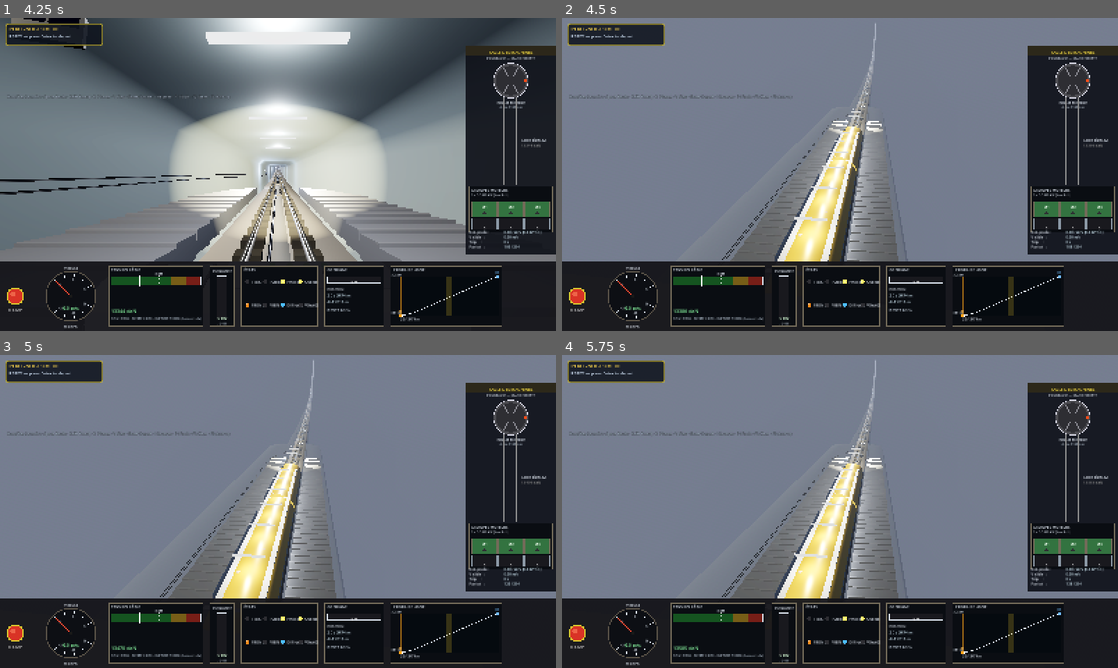
Above: before the commit, frames 1-4 (two rows, left to right).
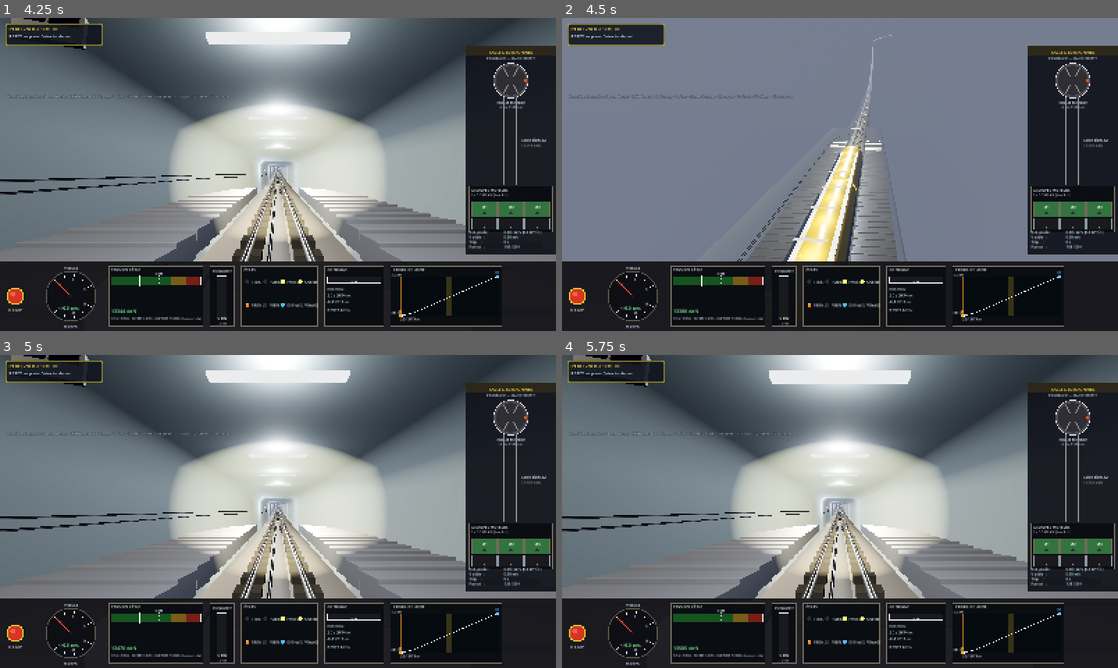
Above: after the commit, the same moments.

Repository: ARP273-ROSE/perce-neige-sim
Game: Godot game, scene res://scenes/main.tscn
The game is run twice, just before and just after one commit, with the same random seed, the same clock (stepped at 60 frames per second) and the same inputs. Sound files missing from this copy of the repository are replaced by a short silence.
Inputs (mouse positions are in pixels of both pictures, inside the frame that each line leads up to):
- Up to frame 1 (4.25 s): click "BASSE (montee)" at 0.5 s; click "HAUTE (descente)" at 1.25 s; click "RAME 1 (voie gauche)" at 2 s; click "RAME 2 (voie droite)" at 2.75 s; click "COMMENCER" at 3.5 s
- Up to frame 2 (4.5 s): tap Enter (ready_depart) at 4.25 s; move the mouse to (962, 158) at 4.27 s; hold Up (speed_up) from 4.28 s (still down); tap V (toggle_view) at 4.35 s; click (962, 158) at 4.42 s
- Up to frame 3 (5 s): keep holding Up (speed_up); tap O at 4.55 s
- Up to frame 4 (5.75 s): release Up (speed_up) at 5 s; tap Enter (ready_depart) at 5 s; drag from (728, 527) to (812, 574) at 5.02 s

Frame 1 is identical in both runs. In frame 2, 5.0% of the frame differs, in the area x 28-62%, y 1-78%; in frame 3, 42%; in frame 4, 42%, in the area x 0-100%, y 0-78%.

Commit message:
release: v1.12.25 — vue extérieure orbitale (tactile + souris), PWA + PC
« La vue ensemble est fixe — un doigt pour l'angle dans tous les sens,
deux doigts pour zoomer ; et la même chose dans le 3D du programme au
clic gauche + molette » (retour PWA 2026-07-24).

Caméra extérieure refaite en VRAIE orbitale (cabin.gd) : sphérique
yaw/pitch/distance dans le repère local de la cabine (suit la rame et
son orientation comme l'ancienne vue fixe, dont les défauts 3/10/25
sont conservés), pitch borné −0,15..1,35 rad, distance 8..120 m,
recalcul par frame en vue extérieure.

Entrées (main.gd _unhandled_input, actif seulement en vue extérieure ;
les boutons tactiles Control consomment avant, pas de conflit) :
- 1 doigt (ScreenDrag) = angle ; 2 doigts = pincement zoom (dict des
  touches actives, ratio de distance) ;
- souris : clic gauche maintenu = angle, molette = zoom ; les événements
  souris ÉMULÉS du tactile sont neutralisés par le dict de touches ;
- touche O du viewer = bascule FPV ↔ orbitale.

PC embarqué : touche O du sim bascule la vue via le state dict UDP
("ext_view", appliqué SUR CHANGEMENT pour laisser les bascules locales
possibles) ; la souris agit nativement dans la fenêtre 3D enfant
(clic/drag/molette routés à la fenêtre sous le curseur). Aide F1 + rangée
O du manuel (FR+EN, 42 p, couverture 1.12.25).

Le contenu v1.12.24 (creux d'arrivée) est inclus : son tag n'a jamais
déclenché GitHub Actions (incident de livraison d'événement) — aucune
release 1.12.24 n'existe, celle-ci la remplace.

Bench 3D 4/4, 16/16 tests PC, import Godot propre, PWA redéployée.

Diff:
--- a/godot_project/scripts/cabin.gd
+++ b/godot_project/scripts/cabin.gd
@@ -26,6 +26,35 @@
 
 enum ViewMode { FPV, EXTERIOR }
 var view_mode: int = ViewMode.FPV
+
+# Caméra orbitale (vue extérieure) — sphérique autour du centre de la
+# rame, dans le repère LOCAL de la cabine (la vue suit l'orientation du
+# train comme l'ancienne vue fixe). Défauts = ancienne position (3,10,25).
+var orbit_yaw: float = atan2(3.0, 25.0)
+var orbit_pitch: float = asin(10.0 / 27.06)
+var orbit_dist: float = 27.06
+
+
+func orbit_rotate(dx: float, dy: float) -> void:
+	orbit_yaw -= dx * 0.006
+	orbit_pitch = clampf(orbit_pitch + dy * 0.006, -0.15, 1.35)
+
+
+func orbit_zoom(factor: float) -> void:
+	orbit_dist = clampf(orbit_dist * factor, 8.0, 120.0)
+
+
+func _update_orbit_camera() -> void:
+	if camera_ext == null:
+		return
+	var cp: float = cos(orbit_pitch)
+	camera_ext.position = Vector3(
+		orbit_dist * cp * sin(orbit_yaw),
+		orbit_dist * sin(orbit_pitch),
+		orbit_dist * cp * cos(orbit_yaw))
+	if is_inside_tree():
+		camera_ext.look_at(
+			global_transform.origin + Vector3(0.0, 2.0, 0.0), Vector3.UP)
 
 # Mode ghost : rame 2 (pas de caméra, mesh visible, offset latéral passing loop)
 # side = -1 pour rame 1 (voie gauche au passing loop), +1 pour rame 2 ghost
@@ -733,20 +762,19 @@
 	camera_fpv.rotation = Vector3(0.0, 0.0, 0.0)
 	add_child(camera_fpv)
 
-	# Caméra extérieure — orbitale derrière et au-dessus du train
+	# Caméra extérieure — VRAIE orbitale autour de la rame (retour d'essai
+	# 2026-07-24 : « cette vue est fixe ») : yaw/pitch/distance pilotés au
+	# doigt (drag 1 doigt = angle, pincement 2 doigts = zoom) ou à la
+	# souris (clic gauche maintenu + molette). Position recalculée chaque
+	# frame par _update_orbit_camera ; les défauts reproduisent l'ancienne
+	# vue fixe (3, 10, 25).
 	camera_ext = Camera3D.new()
 	camera_ext.name = "CameraExt"
 	camera_ext.fov = 60.0
 	camera_ext.near = 0.1
 	camera_ext.far = 1500.0
-	# 25m derrière le train (en montée = vers Val Claret) + 10m au-dessus
-	camera_ext.position = Vector3(3.0, 10.0, 25.0)
-	camera_ext.look_at_from_position(
-		Vector3(3.0, 10.0, 25.0),
-		Vector3(0.0, 0.0, 0.0),
-		Vector3.UP
-	)
 	add_child(camera_ext)
+	_update_orbit_camera()
 
 	camera_fpv.make_current()
 
@@ -781,6 +809,9 @@
 func _process(_delta: float) -> void:
 	if tunnel == null or physics == null:
 		return
+	# Caméra orbitale : suit la rame chaque frame en vue extérieure.
+	if not is_ghost and view_mode == ViewMode.EXTERIOR:
+		_update_orbit_camera()
 	# Position le long de la spline : rame 1 à s_render (position physique
 	# interpolée pour le rendu), rame 2 (ghost) à LENGTH - s_render
 	var s_pos: float
--- a/godot_project/scripts/main.gd
+++ b/godot_project/scripts/main.gd
@@ -216,6 +216,7 @@
 	state_receiver.name = "StateReceiver"
 	add_child(state_receiver)
 	state_receiver.set_physics(physics)
+	state_receiver.cabin = cabin   # bascule de vue pilotée par le PC (O)
 	# fault_manager peut être set après si besoin (en client mode minimal,
 	# on ne le construit pas pour ne pas dupliquer la logique Python)
 
@@ -616,6 +617,11 @@
 		cabin.toggle_view()
 
 
+# Caméra orbitale (vue extérieure) : suivi des doigts pour le pincement.
+var _orbit_touches: Dictionary = {}
+var _orbit_pinch_dist: float = 0.0
+
+
 func _unhandled_input(event: InputEvent) -> void:
 	# Pannes + auto-exploitation + inversion de sens
 	if event is InputEventKey and event.pressed and not event.echo:
@@ -627,6 +633,44 @@
 			auto_operator.toggle()
 		elif event.keycode == KEY_I:
 			do_reverse()
+		elif event.keycode == KEY_O and cabin != null:
+			# Bascule FPV ↔ extérieure orbitale (aussi pilotée par la
+			# touche O du sim PC via le state dict "ext_view").
+			cabin.toggle_view()
+
+	# --- Caméra orbitale : drag 1 doigt = angle, pincement = zoom,
+	# clic gauche maintenu = angle, molette = zoom. Actif uniquement en
+	# vue EXTÉRIEURE ; les boutons tactiles (Control) consomment leurs
+	# événements avant d'arriver ici, donc pas de conflit avec l'UI.
+	if cabin == null or cabin.view_mode != cabin.ViewMode.EXTERIOR:
+		return
+	if event is InputEventScreenTouch:
+		if event.pressed:
+			_orbit_touches[event.index] = event.position
+		else:
+			_orbit_touches.erase(event.index)
+		_orbit_pinch_dist = 0.0
+	elif event is InputEventScreenDrag:
+		_orbit_touches[event.index] = event.position
+		if _orbit_touches.size() == 1:
+			cabin.orbit_rotate(event.relative.x, event.relative.y)
+		elif _orbit_touches.size() >= 2:
+			var pts: Array = _orbit_touches.values()
+			var d: float = (pts[0] as Vector2).distance_to(pts[1] as Vector2)
+			if _orbit_pinch_dist > 1.0 and d > 1.0:
+				cabin.orbit_zoom(_orbit_pinch_dist / d)
+			_orbit_pinch_dist = d
+	elif event is InputEventMouseButton and event.pressed:
+		if event.button_index == MOUSE_BUTTON_WHEEL_UP:
+			cabin.orbit_zoom(0.9)
+		elif event.button_index == MOUSE_BUTTON_WHEEL_DOWN:
+			cabin.orbit_zoom(1.1)
+	elif event is InputEventMouseMotion and _orbit_touches.is_empty():
+		# Souris réelle uniquement : sur tactile, Godot émet AUSSI des
+		# événements souris émulés — le dict de touches actives les
+		# neutralise (pas de double rotation).
+		if event.button_mask & MOUSE_BUTTON_MASK_LEFT:
+			cabin.orbit_rotate(event.relative.x, event.relative.y)
 
 
 # Inversion du sens de marche (touche I / bouton INVERSER) — cas d'usage :
--- a/godot_project/scripts/state_receiver.gd
+++ b/godot_project/scripts/state_receiver.gd
@@ -27,6 +27,8 @@
 var port: int = DEFAULT_PORT
 var physics: TrainPhysics = null
 var fault_manager: FaultManager = null
+var cabin: Cabin = null            # bascule FPV/extérieure pilotée par le PC
+var _last_ext_view: bool = false
 var _last_packet_time: float = 0.0
 var _packet_count: int = 0
 var _overlay: Label = null
@@ -130,6 +132,16 @@
 		var m: bool = _b(d, "muted", false)
 		if AudioServer.is_bus_mute(0) != m:
 			AudioServer.set_bus_mute(0, m)
+	# Vue extérieure orbitale commandée par la touche O du sim PC.
+	# Appliquée SUR CHANGEMENT seulement : entre deux bascules PC, la vue
+	# reste modifiable localement (touche O du viewer focalisé).
+	if d.has("ext_view"):
+		var ev: bool = _b(d, "ext_view", false)
+		if ev != _last_ext_view:
+			_last_ext_view = ev
+			if cabin != null \
+					and (cabin.view_mode == Cabin.ViewMode.EXTERIOR) != ev:
+				cabin.toggle_view()
 	# Panne active : déclenche localement pour effet visuel + son
 	if d.has("active_fault") and fault_manager != null and d["active_fault"] is String:
 		var fid: String = d["active_fault"]
Not shown, changed: README.md
Not shown, changed: manuel_perce_neige.pdf
Not shown, changed: perce_neige_sim.py
Not shown, changed: version_info.txt
